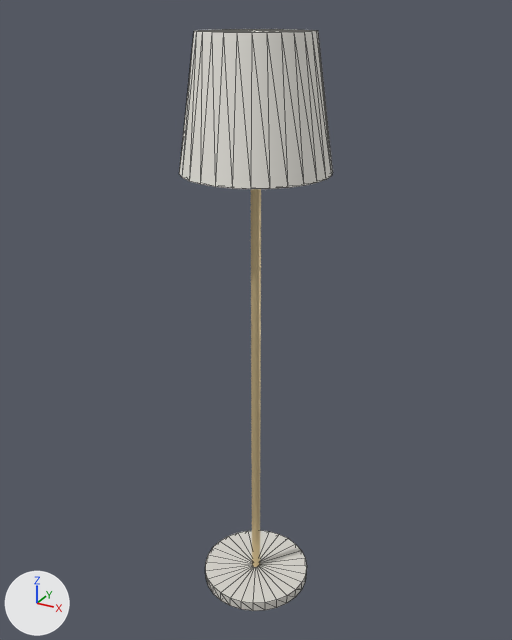
A saved change to the glTF model second-room/assets/furniture/floor_lamp.glb.
One viewpoint serves both versions: a 50 mm lens placed at (0.894, -1.626, 1.74), pointed at (-0.014, 0.026, 0.913). Lighting does not change. The marker at lower left points along +X, +Y and +Z. The picture after the commit comes second. Mesh edges are drawn as thin lines on the coarser meshes. Vertices at exactly the same position are counted once.

Objects in the first picture: 'floor_lamp_brass', 'floor_lamp_ivory', 'floor_lamp_stone'.
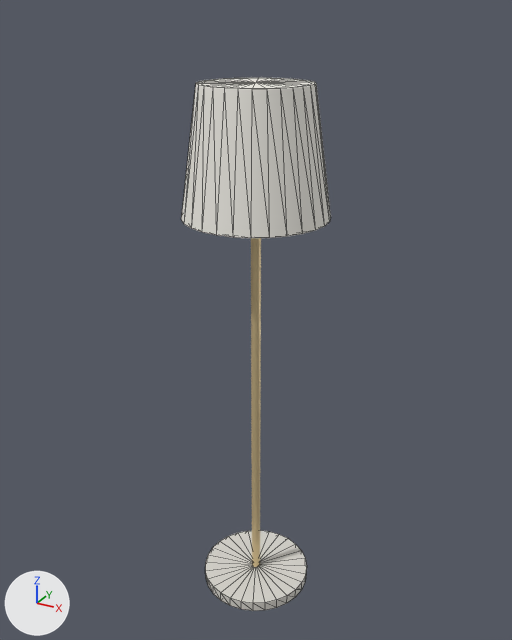
Where the change shows, as pixel boxes (x1, y1, x2, y2) in the pictures (512 x 640 px):
'floor_lamp_ivory', moved
    before: (179, 29, 333, 189)
    after: (181, 78, 331, 238)

Diff of the bpy script that builds the scene:
```diff
--- a/second-room/assets/furniture/floor_lamp.glb.py
+++ b/second-room/assets/furniture/floor_lamp.glb.py
@@ me_floor_lamp_ivory @@
 # used by ob_floor_lamp_ivory; location = (0.0, 0.0, 0.0)
-me_floor_lamp_ivory.from_pydata(...)  # 147 vertices, 224 faces; spans x -0.2..0.2, y -0.2..0.2, z 1.35..1.69
+me_floor_lamp_ivory.from_pydata(...)  # 147 vertices, 224 faces; spans x -0.2..0.2, y -0.2..0.2, z 1.23..1.57
+# me_floor_lamp_ivory part 1: the whole mesh is moved by (0.0, 0.0, -0.12)
 me_floor_lamp_ivory.materials.append(mat_ivory)
```
